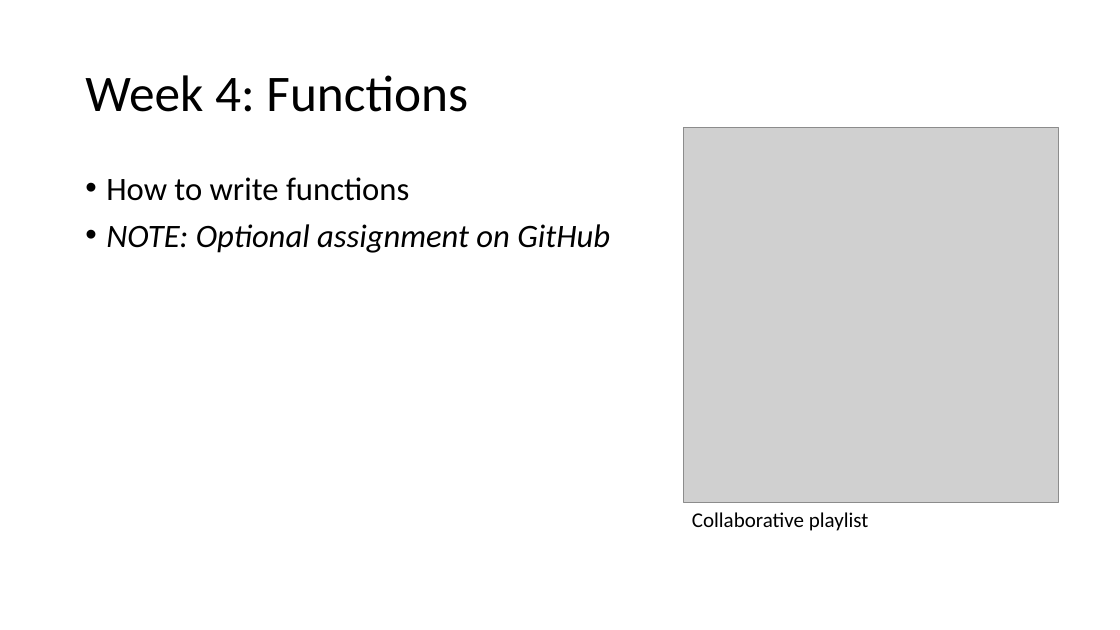
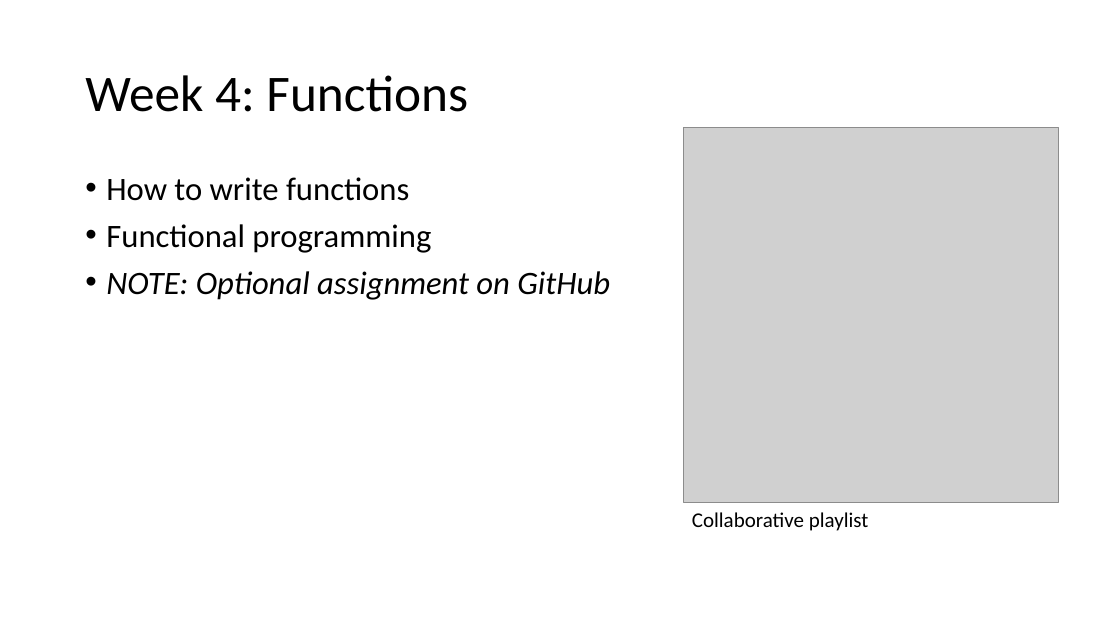
Before and after one commit to abbylewis/Advanced_R, a slide deck: slide 1 of slides/04_Functions.pptx. Drawn at 1120x630 pixels with LibreOffice and Linux fonts; fonts in the diff are those of the drawing; grey boxes stand for pictures. Boxes give left, top, right and bottom in pixels: in the first picture for what was removed or moved away, otherwise in the second. Text is boxed around its words. In the diff, an @@ line names an element or a change of style, - is before the commit and + after.

```diff
--- a/slides/04_Functions.pptx
+++ b/slides/04_Functions.pptx
@@ text at (106, 224, 431, 253): paragraph added @@
+• Functional programming
```
Also in this commit, not shown: 1 slide added, 1 slide removed, 2 other files.
